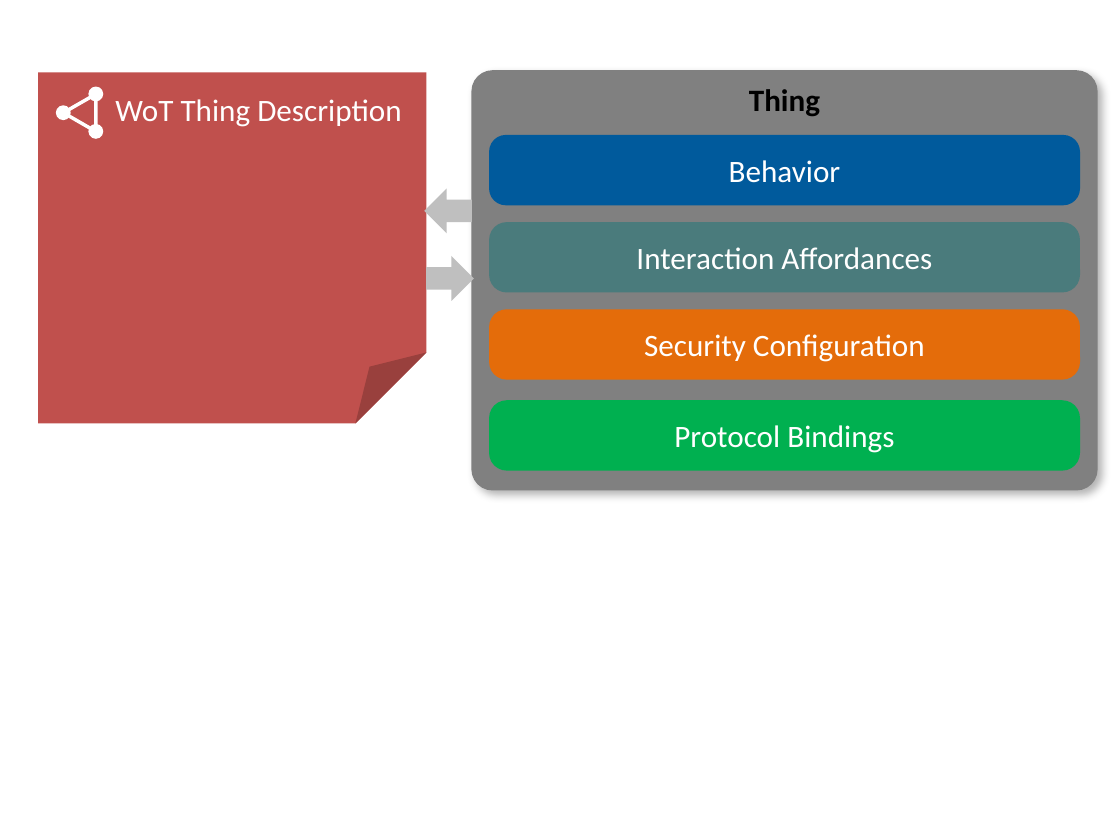
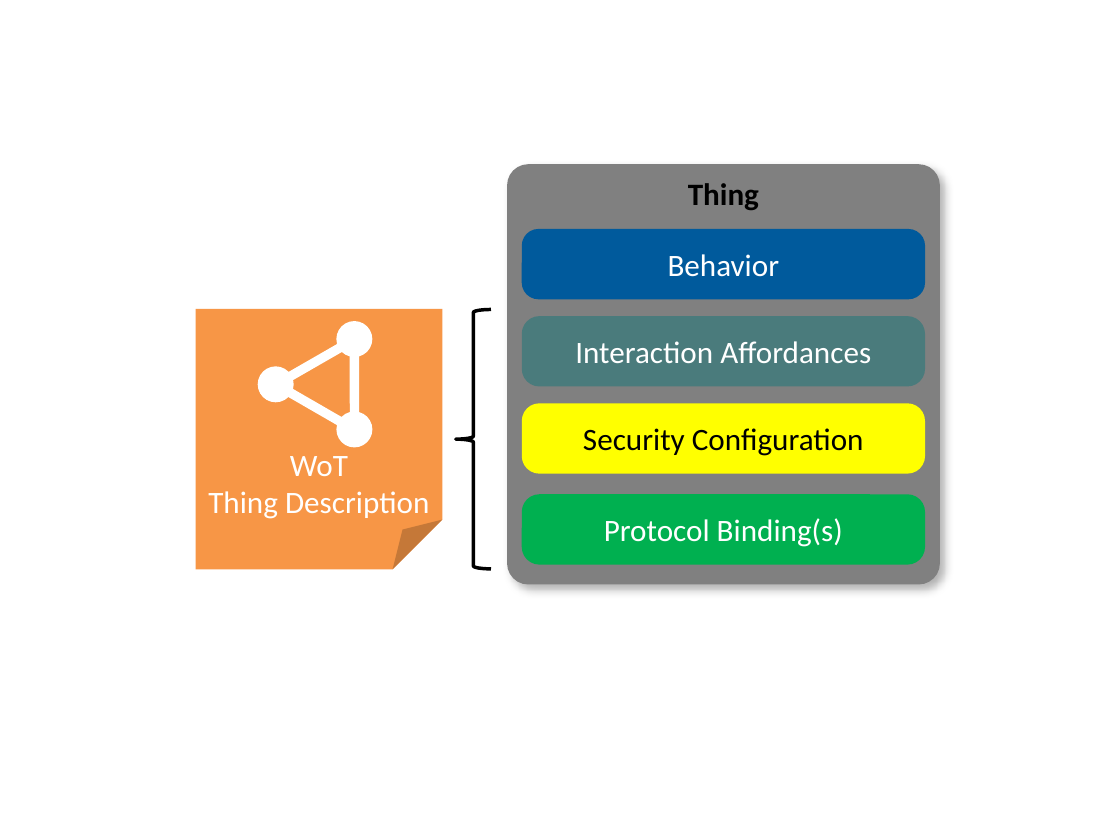
Before and after one commit to w3c/wot-architecture, a slide deck: slide 4 of images/wot-architecture-figures-new2.pptx (slide 5 before the commit). Drawn at 1120x840 pixels with LibreOffice and Linux fonts; fonts in the diff are those of the drawing. Boxes give left, top, right and bottom in pixels: in the first picture for what was removed or moved away, otherwise in the second. Text is boxed around its words. In the diff, an @@ line names an element or a change of style, - is before the commit and + after.

Commit message:
Updates to figures
- Remove "Thing" and "Protocol" boxes
- Use orange for TDs, yellow for Security, as in diagram Matthias updated.
- Figure 25 (building blocks) also updated to remove "Thing" and "Protocol" blocks to be consistent.

```diff
--- a/images/wot-architecture-figures-new2.pptx
+++ b/images/wot-architecture-figures-new2.pptx
@@ triangle removed at [64, 85, 112, 131] @@
@@ ellipse removed at [86, 84, 106, 103] @@
@@ rounded rectangle "Thing": place and size @@
-rounded rectangle "Thing" at [472, 71, 1098, 491]
+rounded rectangle "Thing" at [507, 165, 940, 585]
@@ down arrow removed at [424, 189, 472, 234] @@
@@ rounded rectangle "Behavior": place and size @@
-rounded rectangle "Behavior" at [489, 136, 1081, 206]
+rounded rectangle "Behavior" at [522, 228, 925, 299]
@@ down arrow removed at [426, 256, 474, 301] @@
@@ folded corner "WoT Thing Description": place and size @@
-folded corner "WoT Thing Description" at [38, 73, 426, 423]
+folded corner "WoT Thing Description" at [196, 309, 442, 570]
@@ folded corner "WoT Thing Description" at [196, 309, 442, 570]: vertical alignment top to bottom; fill #C0504D to #F79646 @@
@@ triangle added at [275, 316, 393, 430], outline #FFFFFF 6 pt @@
@@ ellipse: place and size @@
-ellipse at [53, 103, 73, 123]
+ellipse at [329, 315, 378, 364]
@@ left brace added at [456, 309, 491, 569], outline #000000 2.25 pt @@
@@ rounded rectangle "Interaction Affordances": place and size @@
-rounded rectangle "Interaction Affordances" at [489, 222, 1081, 292]
+rounded rectangle "Interaction Affordances" at [522, 316, 925, 386]
@@ ellipse at [251, 360, 300, 409]: rotation 30 to 330 degrees @@
@@ ellipse added at [329, 404, 378, 453], fill #FFFFFF @@
@@ rounded rectangle removed at [489, 400, 1081, 470] @@
-Protocol Bindings
@@ rounded rectangle "Security Configuration": place and size @@
-rounded rectangle "Security Configuration" at [489, 309, 1081, 380]
+rounded rectangle "Security Configuration" at [522, 403, 925, 474]
@@ rounded rectangle "Security Configuration" at [522, 403, 925, 474]: text colour #FFFFFF to #000000; fill #E46C0A to #FFFF00 @@
@@ rounded rectangle added at [522, 494, 925, 564], fill #00B050, 20 pt, text #FFFFFF @@
+Protocol Binding(s)
```
Also in this commit, not shown: 7 other slides changed, 1 slide added, 4 slides removed, 3 other files.
